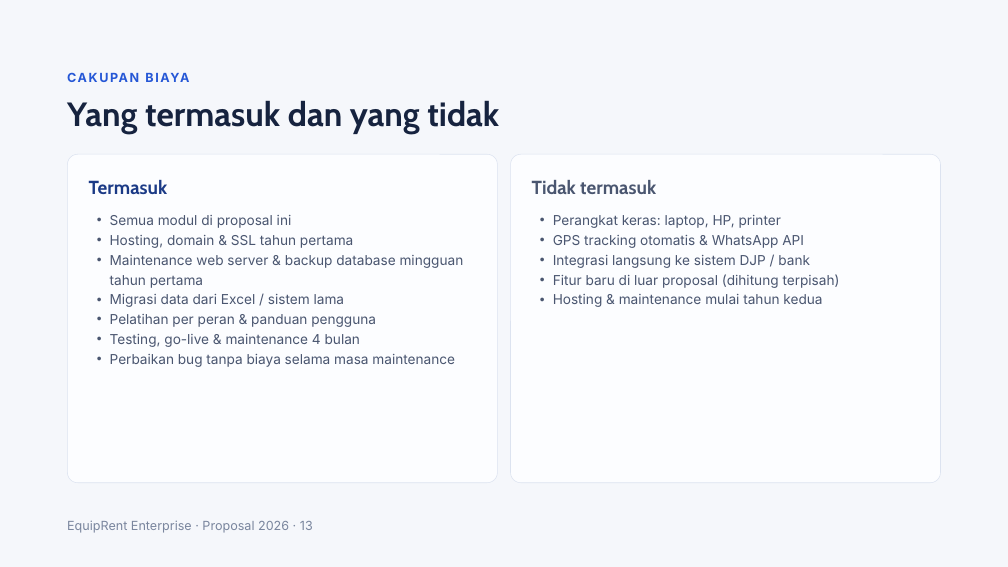
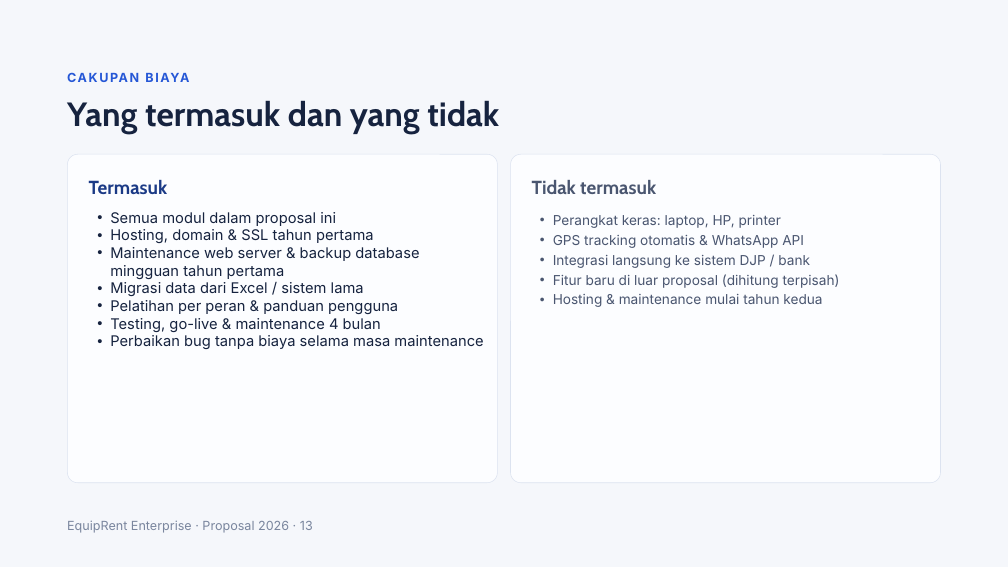
Before and after one commit to erziealdrian02/tkn-rent-revamp, a slide deck: slide 13 of equiprent-enterprise/excel/Proposal EquipRent Enterprise.pptx. Drawn at 1008x567 pixels with LibreOffice and Linux fonts; fonts in the diff are those of the drawing. Boxes give left, top, right and bottom in pixels: in the first picture for what was removed or moved away, otherwise in the second. Text is boxed around its words. In the diff, an @@ line names an element or a change of style, - is before the commit and + after.

```diff
--- a/equiprent-enterprise/excel/Proposal EquipRent Enterprise.pptx
+++ b/equiprent-enterprise/excel/Proposal EquipRent Enterprise.pptx
@@ text at (x1=110, y1=212, x2=336, y2=226): text changed; size 13 to 14 pt; text colour #4A5670 to #16233F @@
-• Semua modul di proposal ini
+• Semua modul dalam proposal ini
@@ text at (x1=110, y1=229, x2=483, y2=349): size 13 to 14 pt, text colour #4A5670 to #16233F in "Hosting, domain & SSL tahun pertama", "Maintenance web server & backup database mingguan ...", "Migrasi data dari Excel / sistem lama", "Pelatihan per peran & panduan pengguna" and 2 more places; line spacing 18.9pt to 1 @@
```
Also in this commit, not shown: 8 other slides changed, 1 other file.
